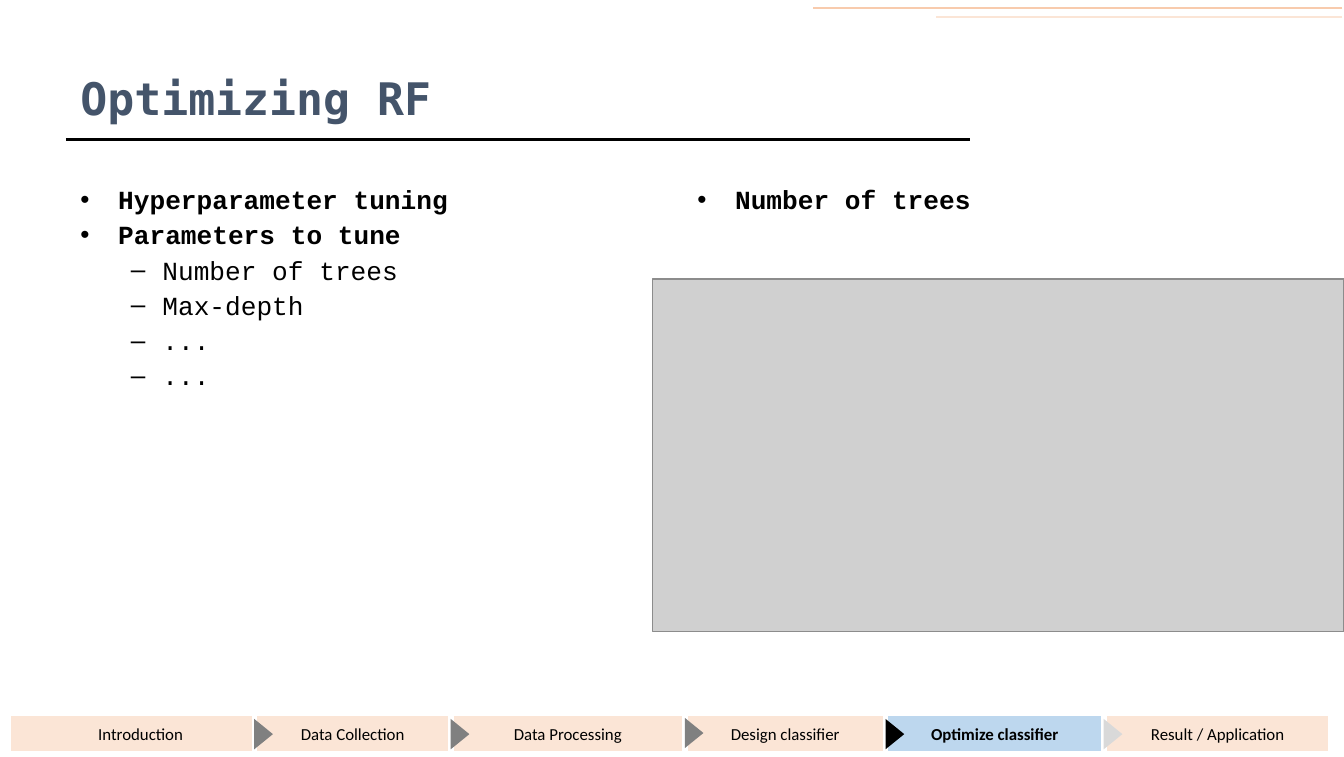
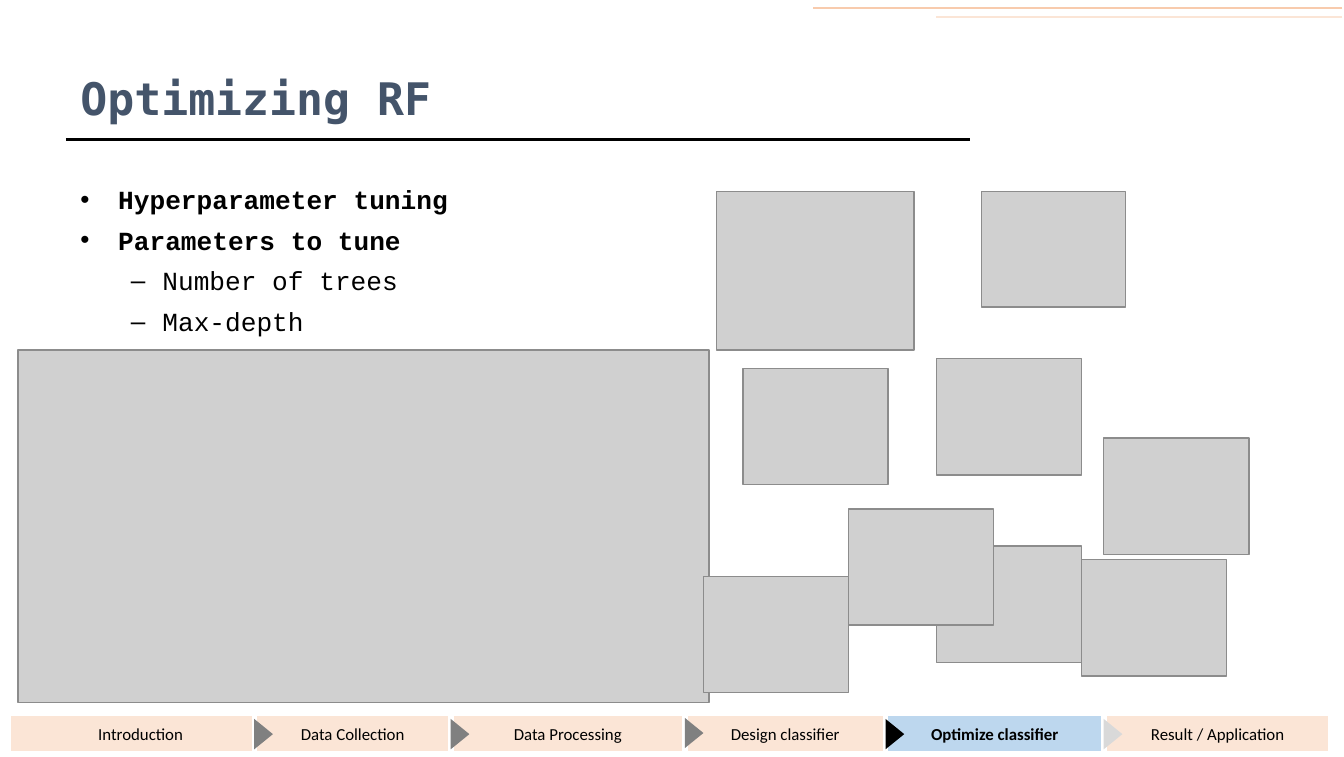
Before and after one commit to KumaranShivam5/gemini, a slide deck: slide 38 of presentation/end_sem_dec_2021/ppt_draft_backup.pptx (slide 36 before the commit). Drawn at 1344x757 pixels with LibreOffice and Linux fonts; fonts in the diff are those of the drawing; grey boxes stand for pictures. Boxes give left, top, right and bottom in pixels: in the first picture for what was removed or moved away, otherwise in the second. Text is boxed around its words. In the diff, an @@ line names an element or a change of style, - is before the commit and + after.

```diff
--- a/presentation/end_sem_dec_2021/ppt_draft_backup.pptx
+++ b/presentation/end_sem_dec_2021/ppt_draft_backup.pptx
@@ text at [118, 191, 448, 337]: paragraphs removed @@
-  – ...
-  – ...
@@ text "Hyperparameter tuning" at [118, 191, 448, 337]: more space between paragraphs @@
@@ picture added at [716, 192, 914, 351] @@
@@ text removed at [735, 191, 970, 210] @@
-• Number of trees
@@ picture added at [981, 192, 1125, 308] @@
@@ picture: place and size @@
-picture at [653, 278, 1344, 630]
+picture at [17, 349, 708, 702]
@@ picture added at [937, 359, 1082, 476] @@
@@ picture added at [743, 368, 888, 485] @@
@@ picture added at [1103, 438, 1249, 555] @@
@@ picture added at [848, 508, 993, 625] @@
@@ picture added at [937, 546, 1082, 663] @@
@@ picture added at [1082, 559, 1227, 676] @@
@@ picture added at [703, 577, 848, 694] @@
```
Also in this commit, not shown: 53 other slides changed, 9 slides added, 1 slide removed, 15 other files.
